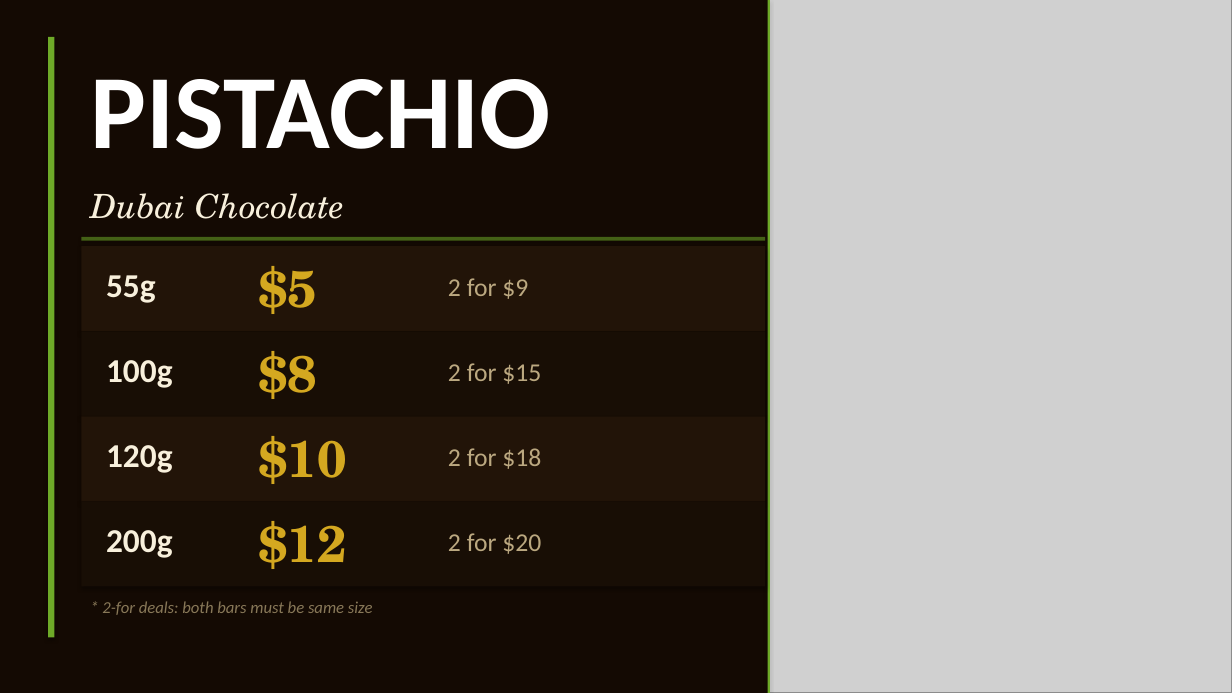
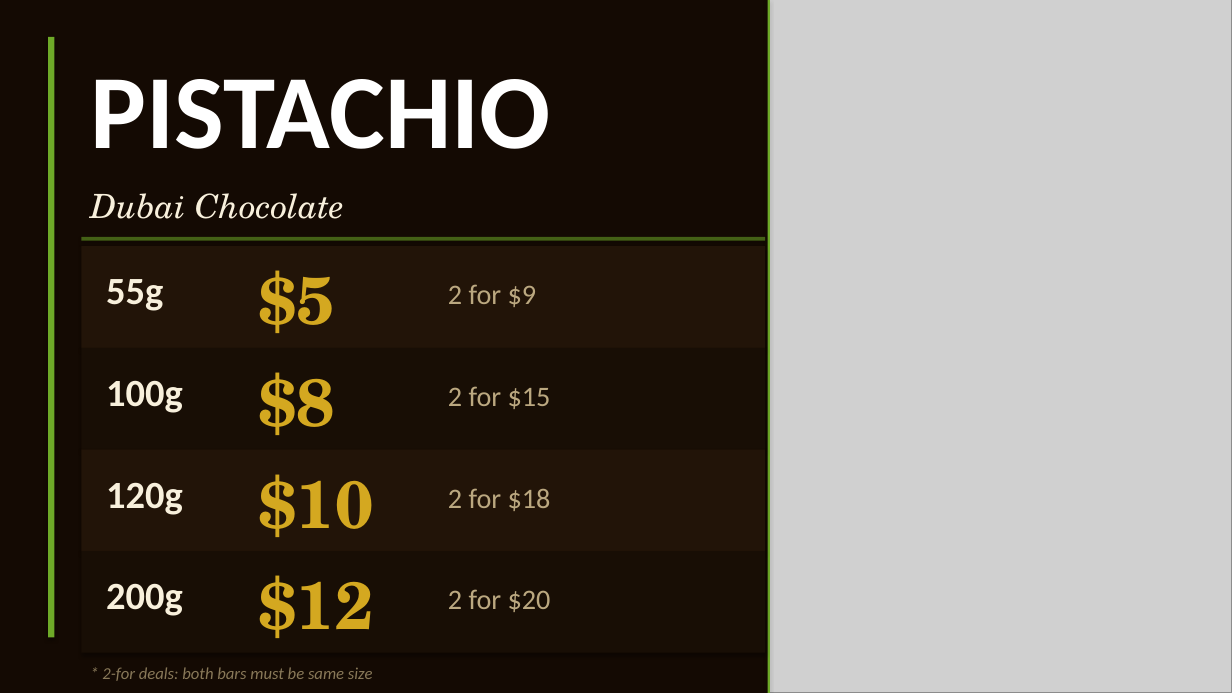
Before and after one commit to mnfadawi/hi, a slide deck: slide 2 of sahara-bites-fun-fair.pptx. Drawn at 1232x693 pixels with LibreOffice and Linux fonts; fonts in the diff are those of the drawing; grey boxes stand for pictures. Boxes give left, top, right and bottom in pixels: in the first picture for what was removed or moved away, otherwise in the second. Text is boxed around its words. In the diff, an @@ line names an element or a change of style, - is before the commit and + after.

```diff
--- a/sahara-bites-fun-fair.pptx
+++ b/sahara-bites-fun-fair.pptx
@@ rectangle: place and size @@
-rectangle at [81,247,765,332]
+rectangle at [81,247,765,348]
@@ rectangle: place and size @@
-rectangle at [81,331,765,416]
+rectangle at [81,348,765,450]
@@ text "$8": place and size @@
-text "$8" at [259,351,318,399]
+text "$8" at [259,372,336,435]
@@ text "100g": place and size @@
-text "100g" at [106,360,172,388]
+text "100g" at [106,380,183,413]
@@ text "2 for $15": place and size @@
-text "2 for $15" at [448,363,541,384]
+text "2 for $15" at [448,386,551,409]
@@ rectangle: place and size @@
-rectangle at [81,416,765,501]
+rectangle at [81,450,765,552]
@@ text "120g": place and size @@
-text "120g" at [106,445,172,473]
+text "120g" at [106,482,183,515]
@@ text "$10": place and size @@
-text "$10" at [259,436,347,484]
+text "$10" at [259,474,374,537]
@@ text "2 for $18": place and size @@
-text "2 for $18" at [448,448,541,469]
+text "2 for $18" at [448,488,551,511]
@@ rectangle: place and size @@
-rectangle at [81,501,765,586]
+rectangle at [81,551,765,653]
@@ size 26 to 30 pt in 4 elements at [106,279,163,311], [106,380,183,413], [106,482,183,515], [106,583,183,616] @@
@@ text "200g": place and size @@
-text "200g" at [106,530,172,558]
+text "200g" at [106,583,183,616]
@@ size 40 to 52 pt in 4 elements at [259,270,336,333], [259,372,336,435], [259,474,374,537], [259,575,374,638] @@
@@ text "$12": place and size @@
-text "$12" at [259,521,347,569]
+text "$12" at [259,575,374,638]
@@ size 20 to 22 pt in 4 elements at [448,284,537,307], [448,386,551,409], [448,488,551,511], [448,589,551,612] @@
@@ text "2 for $20": place and size @@
-text "2 for $20" at [448,533,541,554]
+text "2 for $20" at [448,589,551,612]
@@ text "* 2-for deals: both bars ...": place and size @@
-text "* 2-for deals: both bars ..." at [102,601,373,615]
+text "* 2-for deals: both bars ..." at [102,667,373,681]
```
Also in this commit, not shown: 2 other slides changed.
